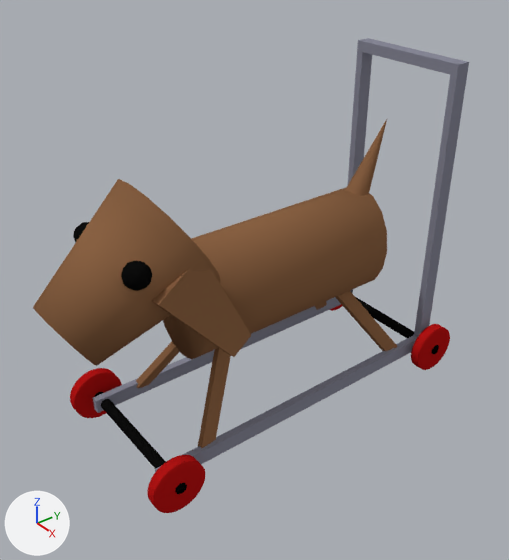
What one commit did to the Blender file Assets/models/house/floor02/bedroom_nw/toy_dog/toy_dog01.blend.
One viewpoint serves both versions: a camera (50 mm lens) standing at (1.514, -0.992, 1.635) and looking at (0.344, -0.096, 0.767). Lighting does not change. The marker at lower left points along +X, +Y and +Z.

The scene before the commit, as lines of its bpy script (objects in view):
```python
ob_back_legs = bpy.data.objects.new('back_legs', me_cube_002)
ob_back_legs.location = (0.693, -0.325, 0.932)
ob_back_legs.scale = (0.00972, 0.307, 0.0113)
ob_body = bpy.data.objects.new('body', me_cylinder_002)
ob_body.location = (0.693, -0.317, 1.035)
ob_body.rotation_euler = (1.571, 0.0, 0.0)  # degrees (90, 0, 0)
ob_body.scale = (0.075, 0.0985, 0.196)
ob_ears = bpy.data.objects.new('ears', me_cube_003)
ob_ears.location = (0.693, -0.525, 1.078)
ob_ears.rotation_euler = (0.559, 0.0, 0.0)  # degrees (32, 0, 0)
ob_ears.scale = (0.0127, 0.0462, 0.0817)
ob_eyes = bpy.data.objects.new('eyes', me_icosphere)
ob_eyes.location = (0.693, -0.317, 1.035)
ob_eyes.scale = (-0.0111, -0.0111, -0.0111)
ob_frame = bpy.data.objects.new('frame', me_cube)
ob_frame.location = (0.693, -0.325, 0.818)
ob_frame.scale = (0.00977, 0.308, 0.0132)
ob_front_legs = bpy.data.objects.new('front_legs', me_cube_001)
ob_front_legs.location = (0.693, -0.325, 0.932)
ob_front_legs.scale = (0.00972, 0.307, 0.0113)
ob_head = bpy.data.objects.new('head', me_cylinder_003)
ob_head.location = (0.693, -0.614, 1.111)
ob_head.rotation_euler = (2.127, 0.0, 0.0)  # degrees (122, 0, 0)
ob_head.scale = (0.106, 0.106, 0.106)
ob_tail = bpy.data.objects.new('tail', me_cone)
ob_tail.location = (0.693, -0.105, 1.181)
ob_tail.rotation_euler = (-0.453, 0.0, 0.0)  # degrees (-26, 0, 0)
ob_tail.scale = (0.0235, 0.0235, 0.0772)
ob_wheels = bpy.data.objects.new('wheels', me_cylinder_001)
ob_wheels.location = (0.693, -0.325, 0.818)
ob_wheels.rotation_euler = (0.0, 1.571, 0.0)  # degrees (0, 90, 0)
ob_wheels.scale = (0.0471, 0.0471, 0.0107)
# also in view: 'handle' at (0.693, -0.03, 1.083); 'axles' at (0.693, -0.325, 0.818)
```
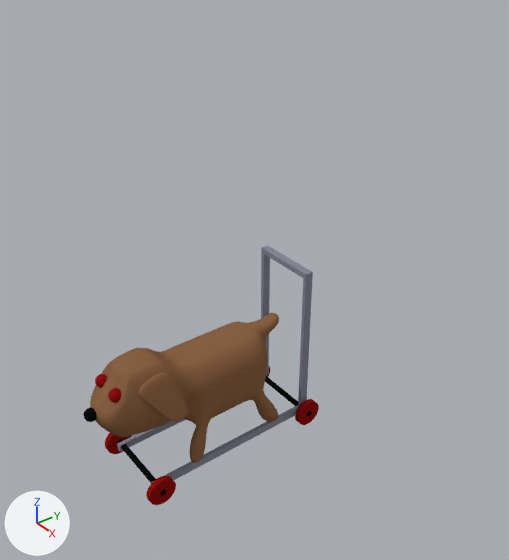
Commit message: toy_dog01: modeled

The change, as a diff of the scene's bpy script:
```diff
--- a/Assets/models/house/floor02/bedroom_nw/toy_dog/toy_dog01.blend.py
+++ b/Assets/models/house/floor02/bedroom_nw/toy_dog/toy_dog01.blend.py
@@ mat_red @@
 mat_red = diffuse_material('red')
-mat_red.base_color = (0.458, 0.00734, 0.00734)  # red #b41515
+mat_red.base_color = (0.274, 0.00535, 0.00535)  # red #8f1010
@@ me_icosphere @@
 me_icosphere.from_pydata(...)  # 42 vertices, 80 faces; spans x -8.42..-4.81, y 25.24..29.04, z -13.09..-9.29
 # used by ob_eyes; location = (0.693, -0.317, 1.035); scale = (-0.0111, -0.0111, -0.0111)
-me_icosphere.materials.append(mat_black)  # black #0e0e0e
+# me_icosphere part 3: the whole mesh is moved by (2.93, 0.0, 0.0)
+me_icosphere.materials.append(mat_red)  # red #8f1010
@@ me_cube_003 @@
 # used by ob_ears; location = (0.693, -0.525, 1.078); rotation_euler = (0.559, 0.0, 0.0), in degrees (32, 0, 0); scale = (0.0127, 0.0462, 0.0817)
-me_cube_003.from_pydata(...)  # 8 vertices, 6 faces; spans x 5.61..9.99, y -1.04..1.01, z -1.0..1.02
+me_cube_003.from_pydata(...)  # 26 vertices, 24 faces; spans x 4.35..10.76, y -0.84..1.85, z -0.87..1.56
+# me_cube_003 part 1: the whole mesh is rebuilt
+# me_cube_003 part 2: the surface is now shaded smooth
 me_cube_003.materials.append(mat_brown)
@@ ob_eyes @@
 ob_eyes = bpy.data.objects.new('eyes', me_icosphere)
-ob_eyes.location = (0.693, -0.317, 1.035)
+ob_eyes.parent = ob_toy_dog
+ob_eyes.matrix_parent_inverse = Matrix(((1.0, 0.0, 0.0, -0.693), (0.0, 1.0, 0.0, 0.325), (0.0, 0.0, 1.0, -0.818), (0.0, 0.0, 0.0, 1.0)))
+ob_eyes.location = (0.693, -0.381, 1.035)
 ob_eyes.scale = (-0.0111, -0.0111, -0.0111)
@@ ob_ears @@
 ob_ears = bpy.data.objects.new('ears', me_cube_003)
-ob_ears.location = (0.693, -0.525, 1.078)
+ob_ears.parent = ob_toy_dog
+ob_ears.matrix_parent_inverse = Matrix(((1.0, 0.0, 0.0, -0.693), (0.0, 1.0, 0.0, 0.325), (0.0, 0.0, 1.0, -0.818), (0.0, 0.0, 0.0, 1.0)))
+ob_ears.location = (0.693, -0.555, 1.094)
 ob_ears.rotation_euler = (0.559, 0.0, 0.0)  # degrees (32, 0, 0)
@@ ob_tail @@
-ob_tail = bpy.data.objects.new('tail', me_cone)
@@ ob_head @@
-ob_head = bpy.data.objects.new('head', me_cylinder_003)
@@ ob_body @@
-ob_body = bpy.data.objects.new('body', me_cylinder_002)
@@ ob_handle @@
 ob_handle = bpy.data.objects.new('handle', me_cube_004)
+ob_handle.parent = ob_toy_dog
+ob_handle.matrix_parent_inverse = Matrix(((1.0, 0.0, 0.0, -0.693), (0.0, 1.0, 0.0, 0.325), (0.0, 0.0, 1.0, -0.818), (0.0, 0.0, 0.0, 1.0)))
 ob_handle.location = (0.693, -0.0298, 1.036)
@@ ob_back_legs @@
-ob_back_legs = bpy.data.objects.new('back_legs', me_cube_002)
@@ ob_front_legs @@
-ob_front_legs = bpy.data.objects.new('front_legs', me_cube_001)
@@ ob_wheels @@
 ob_wheels = bpy.data.objects.new('wheels', me_cylinder_001)
+ob_wheels.parent = ob_toy_dog
+ob_wheels.matrix_parent_inverse = Matrix(((1.0, 0.0, 0.0, -0.693), (0.0, 1.0, 0.0, 0.325), (0.0, 0.0, 1.0, -0.818), (0.0, 0.0, 0.0, 1.0)))
 ob_wheels.location = (0.693, -0.325, 0.818)
@@ ob_axles @@
 ob_axles = bpy.data.objects.new('axles', me_cylinder)
+ob_axles.parent = ob_toy_dog
+ob_axles.matrix_parent_inverse = Matrix(((1.0, 0.0, 0.0, -0.693), (0.0, 1.0, 0.0, 0.325), (0.0, 0.0, 1.0, -0.818), (0.0, 0.0, 0.0, 1.0)))
 ob_axles.location = (0.693, -0.325, 0.818)
@@ ob_frame @@
 ob_frame = bpy.data.objects.new('frame', me_cube)
+ob_frame.parent = ob_toy_dog
+ob_frame.matrix_parent_inverse = Matrix(((1.0, 0.0, 0.0, -0.693), (0.0, 1.0, 0.0, 0.325), (0.0, 0.0, 1.0, -0.818), (0.0, 0.0, 0.0, 1.0)))
 ob_frame.location = (0.693, -0.325, 0.818)
@@ ob_toy_dog @@
+ob_toy_dog = bpy.data.objects.new('toy_dog', None)
+ob_toy_dog.location = (0.0, 0.0, 0.0)
@@ ob_nose @@
+ob_nose = bpy.data.objects.new('nose', me_icosphere_001)  # an icosphere of 80 faces spanning x -1.81..1.81, y -1.9..1.9, z -1.9..1.9; in mat_black (black #0e0e0e)
+ob_nose.parent = ob_toy_dog
+ob_nose.location = (0.694, -0.748, 1.095)
+ob_nose.scale = (-0.0111, -0.0111, -0.0111)
@@ ob_cube @@
+ob_cube = bpy.data.objects.new('Cube', me_cube_005)  # 180 vertices, 160 faces; spans x 0.0..0.18, y -0.189..0.756, z -0.389..0.14; in mat_brown (brown #8a6243); modifiers MIRROR, SUBSURF
+ob_cube.location = (0.0, -0.289, 0.292)
+ob_cube.scale = (0.752, 0.752, 0.752)
```

Location of each change, [x1, y1, x2, y2] in pixels of the pictures (509 x 560 px):
'body', deleted (brown)
    before: [163, 187, 387, 360]
'head', deleted (brown)
    before: [33, 179, 220, 366]
'Cube', added (brown)
    after: [90, 313, 279, 463]
'handle', moved
    before: [347, 38, 469, 337]
    after: [261, 245, 313, 406]
'frame', moved
    before: [93, 289, 417, 472]
    after: [117, 375, 299, 485]
'ears', reshaped, moved
    before: [152, 268, 251, 357]
    after: [113, 348, 188, 422]
'wheels', recoloured, moved
    before: [70, 304, 450, 513]
    after: [105, 366, 319, 505]
'axles', moved
    before: [95, 297, 439, 494]
    after: [118, 376, 311, 496]
'front_legs', deleted (brown)
    before: [136, 342, 231, 449]
'back_legs', deleted (brown)
    before: [315, 291, 398, 351]
'eyes', recoloured, moved
    before: [73, 222, 152, 291]
    after: [95, 374, 121, 403]
'tail', deleted (brown)
    before: [345, 119, 387, 196]
'nose', added
    after: [83, 407, 97, 422]
part 1 of me_cube_003, built on
    before: [152, 268, 251, 357]
    after: [113, 348, 188, 422]
